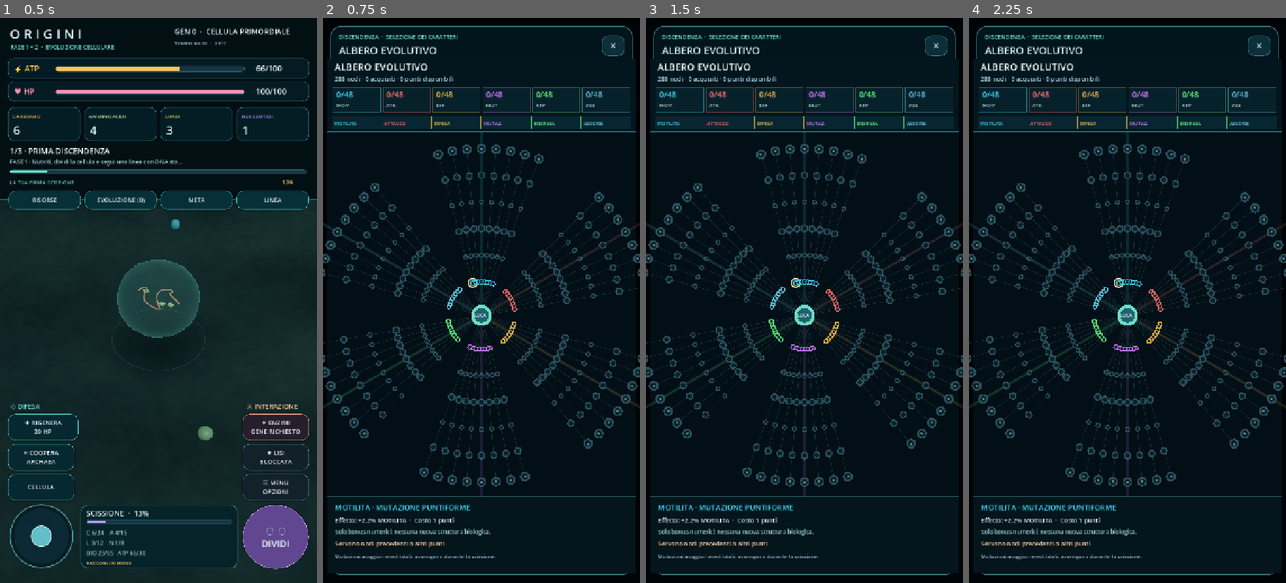
Above: before the commit, frames 1-4 (left to right).
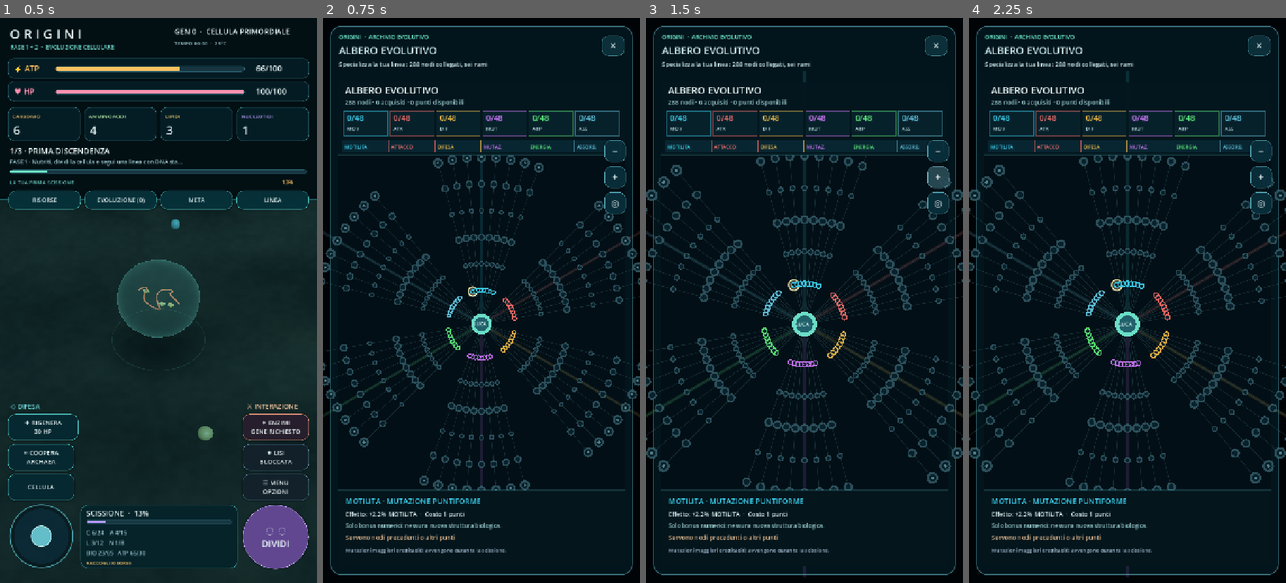
Above: after the commit, the same moments.

Repository: scorbetta17-gif/Origini
Game: Godot game, scene res://scenes/Main.tscn
Same seed, same stepped clock (60 frames per second), same inputs: the game is played once before the commit and once after it.
Inputs (mouse positions are in pixels of both pictures, inside the frame that each line leads up to):
- Up to frame 1 (0.5 s): no input
- Up to frame 2 (0.75 s): click "EVOLUZIONE (0)" at 0.5 s
- Up to frame 3 (1.5 s): click (937, 176) at 1.25 s, where only the run after the commit has a clickable "+"
- Up to frame 4 (2.25 s): click "◌ ◌ DIVIDI" at 2 s

Frame 1 is identical in both runs. In frame 2, 18% of the frame differs, in the area x 0-100%, y 3-99%; in frame 3, 19%; in frame 4, 19%.

Commit message:
Add accessible mutation-tree zoom/reset controls and correct mobile overlay content placement

Diff:
--- a/src/main.gd
+++ b/src/main.gd
@@ -1146,6 +1146,21 @@
     tree_view.mutation_unlocked.connect(_on_tree_mutation)
     overlay.add_child(tree_view)
     _layout_ui()
+    var scale_factor: float = clampf(overlay.size.x/720.0,.62,1.65) if overlay.size.y > overlay.size.x else 1.0
+    var right: float = overlay.size.x-81.0*scale_factor
+    for i in range(3):
+        var control := Button.new()
+        control.text = ["−","+","◎"][i]
+        control.position = Vector2(right,277.0*scale_factor+float(i)*59.0*scale_factor)
+        control.size = Vector2(49,49)*scale_factor
+        _theme_button(control,Color(.034,.18,.23,.94),Color(.32,.63,.69,.80),22,14)
+        overlay.add_child(control)
+        if i == 0:
+            control.pressed.connect(func(): tree_view.zoom_by(.83))
+        elif i == 1:
+            control.pressed.connect(func(): tree_view.zoom_by(1.20))
+        else:
+            control.pressed.connect(func(): tree_view.center_view())
 
 func _on_tree_mutation(id: int,stat: String,value: float,cost: int) -> void:
     if purchased.has(str(id)) or mutation_points < cost:
@@ -1733,8 +1748,8 @@
     for child in overlay.get_children():
         if child is MutationTree or child is LineageView:
             var u: float = clampf(wh.x/720.0,.62,1.65) if portrait else 1.0
-            child.position = Vector2(10,92)*u
-            child.size = Vector2(wh.x-20*u,wh.y-116*u)
+            child.position = Vector2(34,145)*u
+            child.size = Vector2(wh.x-68*u,wh.y-183*u)
 
 func _open_overlay(title: String, subtitle: String) -> void:
     overlay.visible = true
@@ -1757,7 +1772,8 @@
     panel_style.set_border_width_all(2)
     overlay_panel.add_theme_stylebox_override("panel",panel_style)
     overlay.add_child(overlay_panel)
-    var eyebrow := _label("DISCENDENZA  ·  SELEZIONE DEI CARATTERI",13)
+    var eyebrow_text: String = "DISCENDENZA  ·  SELEZIONE DEI CARATTERI" if title.begins_with("DIVISIONE") else "ORIGINI  ·  ARCHIVIO EVOLUTIVO"
+    var eyebrow := _label(eyebrow_text,13)
     eyebrow.add_theme_color_override("font_color",Color(.43,.90,.78))
     eyebrow.position = Vector2(36,34)*u
     eyebrow.size = Vector2(wh.x/u-178,20)*u
